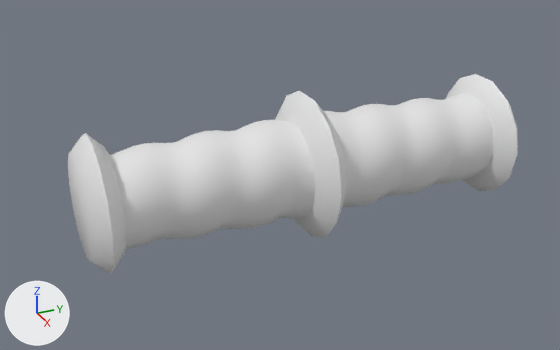
The glTF model godot/assets/waffen/modelle/einhandgriff/t5_3.glb: old version first, new version second.
Both versions are drawn from a 50 mm lens placed at (0.2205, -0.1065, 0.1084), pointed at (-0.0024, -0.0062, -0.0031). Every picture has the same lights, and +X, +Y and +Z are marked at lower left. The older version comes first. Vertices at exactly the same position are counted once.

The older version as bpy lines, for what is in view:
```python
me_einhandgriff_t5_3 = bpy.data.meshes.new('einhandgriff_t5_3')
me_einhandgriff_t5_3.from_pydata(...)  # 728 vertices, 1440 faces; spans x -0.026..0.026, y -0.075..0.08, z -0.025..0.025
# faces by material slot: [1200, 240]
me_einhandgriff_t5_3.materials.append(mat_leder)  # white #e7e7e7
me_einhandgriff_t5_3.materials.append(mat_beschlag)  # white #e7e7e7
ob_einhandgriff_t5_3 = bpy.data.objects.new('einhandgriff_t5_3', me_einhandgriff_t5_3)
ob_einhandgriff_t5_3.location = (0.0, 0.0, 0.0)
```
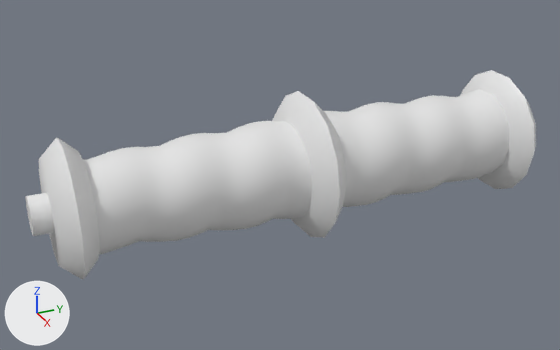
What differs and where, as boxes (x1, y1, x2, y2) in the pictures (560 x 350 px; the box of a moved part takes in the faces that stretch with it):
'einhandgriff_t5_3', reshaped (14% wider)
    before: (68, 74, 518, 274)
    after: (25, 70, 536, 280)
part 1 of me_einhandgriff_t5_3, moved or reshaped
    before: (68, 133, 126, 274)
    after: (39, 138, 100, 280)
part 2 of me_einhandgriff_t5_3, moved or reshaped
    before: (446, 74, 518, 191)
    after: (461, 70, 536, 189)
part 3 of me_einhandgriff_t5_3, added
    after: (25, 193, 54, 236)
part 4 of me_einhandgriff_t5_3, moved or reshaped
    before: (110, 90, 493, 250)
    after: (83, 89, 509, 255)

What the commit changed:
me_einhandgriff_t5_3 is used by ob_einhandgriff_t5_3; location (0.0, 0.0, 0.0).
me_einhandgriff_t5_3 had 728 vertices, 1440 faces and spanned x -0.026..0.026, y -0.075..0.08, z -0.025..0.025.
me_einhandgriff_t5_3 now has 744 vertices, 1468 faces and spans x -0.026..0.026, y -0.09..0.095, z -0.025..0.025.
me_einhandgriff_t5_3 part 1: the loose piece of 42 vertices spanning x -0.022..0.022, y -0.075..-0.065, z -0.022..0.022 is moved by (0.0, -0.008, 0.0).
me_einhandgriff_t5_3 part 2: the loose piece of 42 vertices spanning x -0.023..0.023, y 0.07..0.08, z -0.022..0.022 is moved by (0.0, 0.007, 0.0).
me_einhandgriff_t5_3 part 3: a new loose piece, an 8-sided cylinder along y spanning x -0.007..0.007, y -0.09..0.095, z -0.007..0.007, in mat_beschlag (white #e7e7e7).
me_einhandgriff_t5_3 part 4: 18 vertices moved within x -0.018..0.016, y -0.063..0.075, z -0.017..0.017; 550 vertices removed from x -0.023..0.023, y -0.07..0.075, z -0.019..0.025; 550 vertices added at x -0.023..0.023, y -0.078..0.082, z -0.019..0.025.
